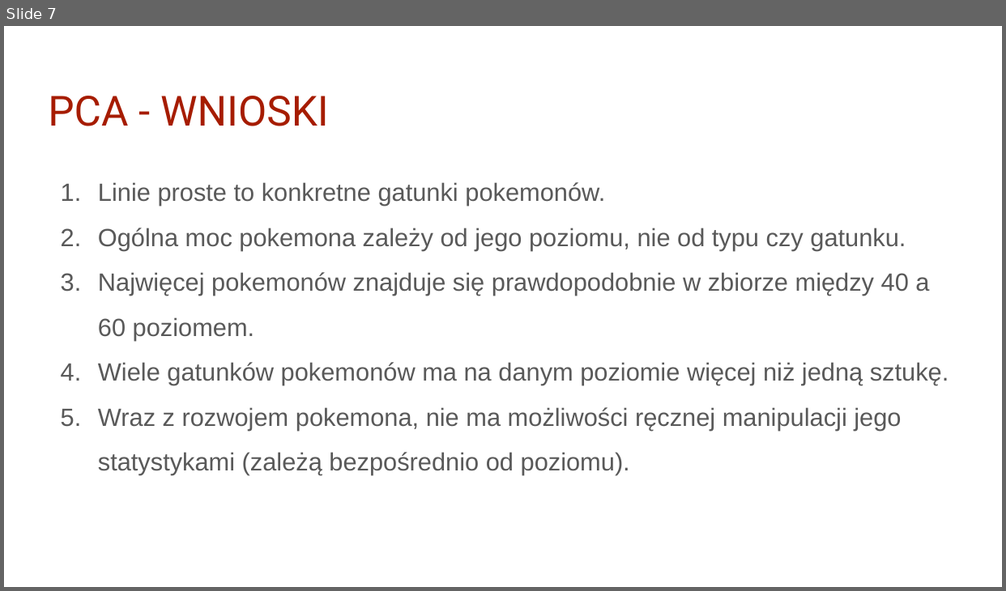
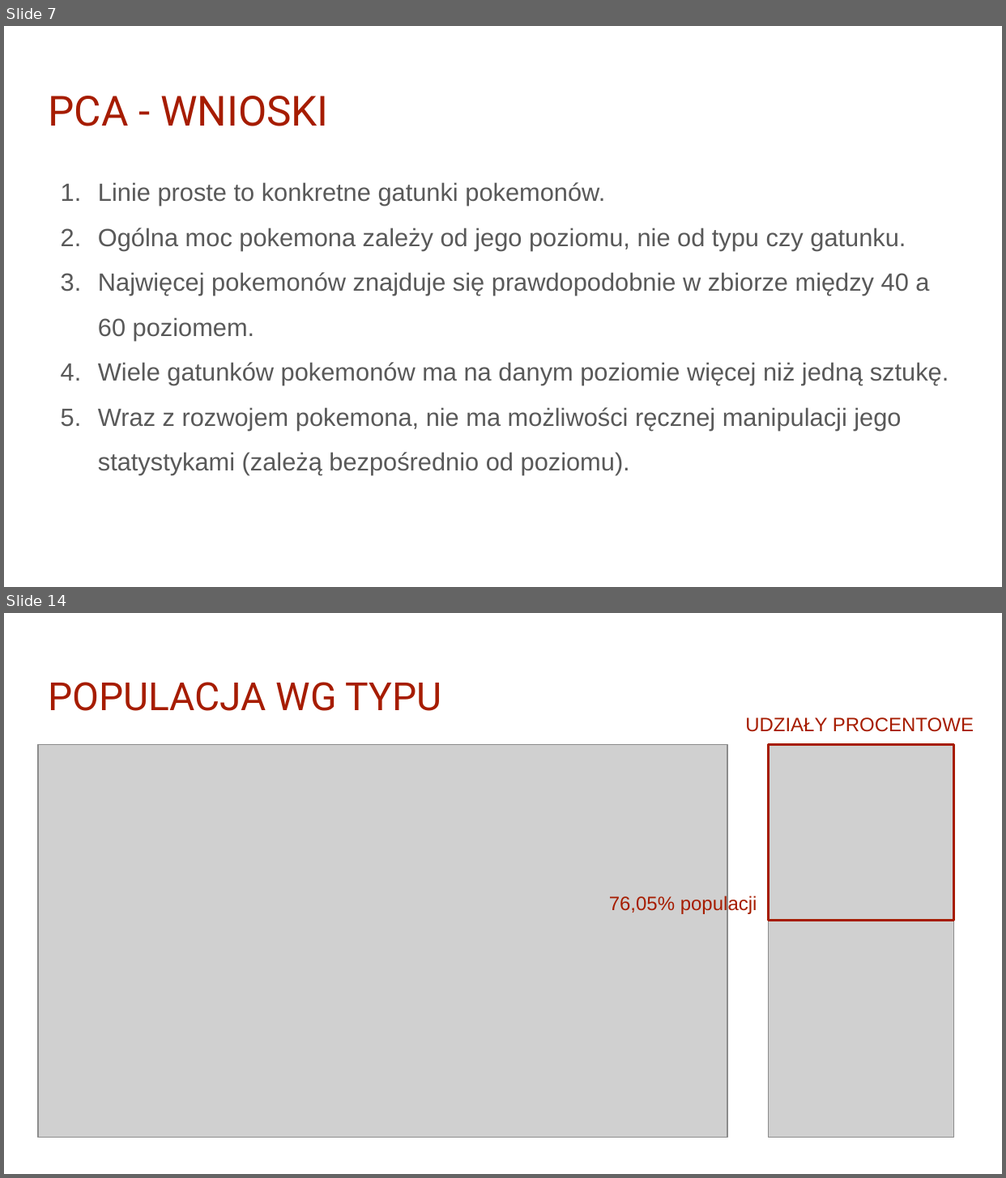
Before and after one commit to infoshareacademy/jdsz4-pg_team, a slide deck: python_project/03 presentation/Pokemony iSA Python.pptx. Shown one above the other, each under a label of ours: slide 7 before the commit, slides 7 and 14 after it; the slides between them are not shown. The pictures are 1006x591 and 1006x1178 pixels, drawn with LibreOffice and Linux fonts; fonts in the diff are those of the drawing; grey boxes stand for pictures; background and template pictures are left out. Boxes give left, top, right and bottom in pixels: in the first picture for what was removed or moved away, otherwise in the second. Text is boxed around its words. In the diff, an @@ line names an element or a change of style, - is before the commit and + after.

```diff
--- a/python_project/03 presentation/Pokemony iSA Python.pptx
+++ b/python_project/03 presentation/Pokemony iSA Python.pptx
@@ slide 14 added at (4, 613, 1002, 1174), background #FFFFFF @@
@@ title added at (48, 682, 442, 711), 28 pt, text #A61C00 @@
+POPULACJA WG TYPU
@@ text added at (745, 717, 974, 732), 14 pt, text #A61C00 @@
+UDZIAŁY PROCENTOWE
@@ picture added at (38, 745, 727, 1138) @@
@@ picture added at (769, 745, 954, 1138) @@
@@ rectangle added at (769, 745, 954, 920), outline #A61C00 2 pt @@
@@ text added at (609, 895, 757, 915), 14 pt, text #A61C00 @@
+76,05% populacji
```
Also in this commit, not shown: 12 other slides added.
